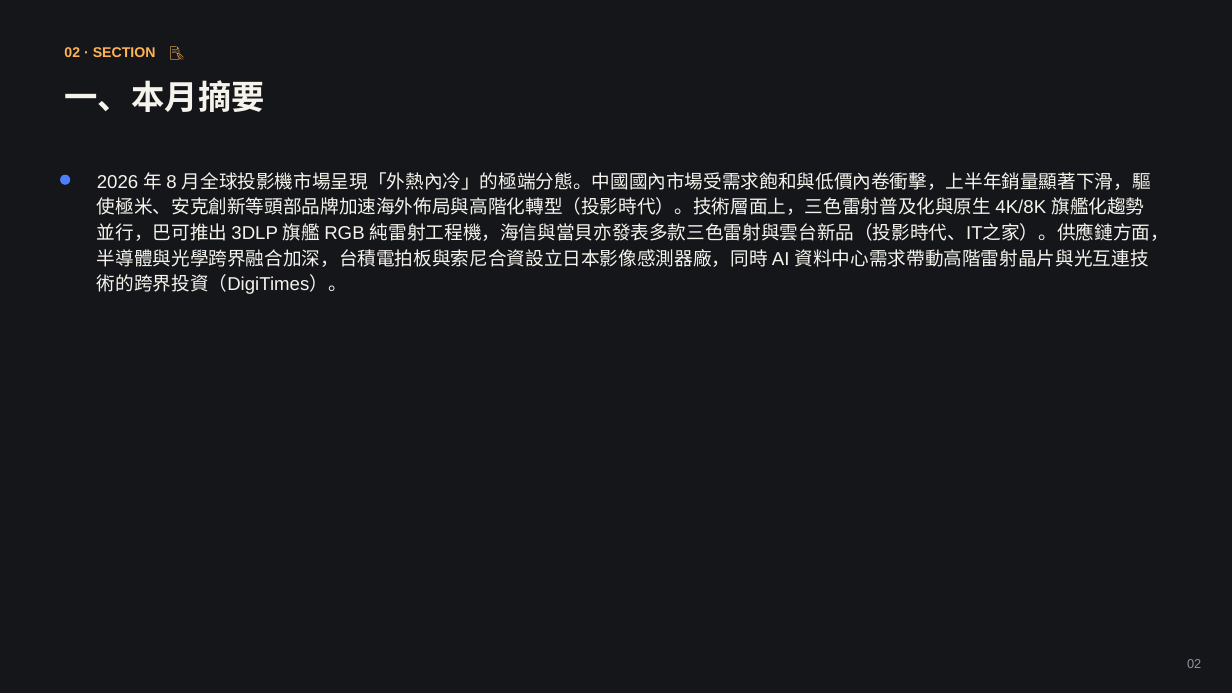
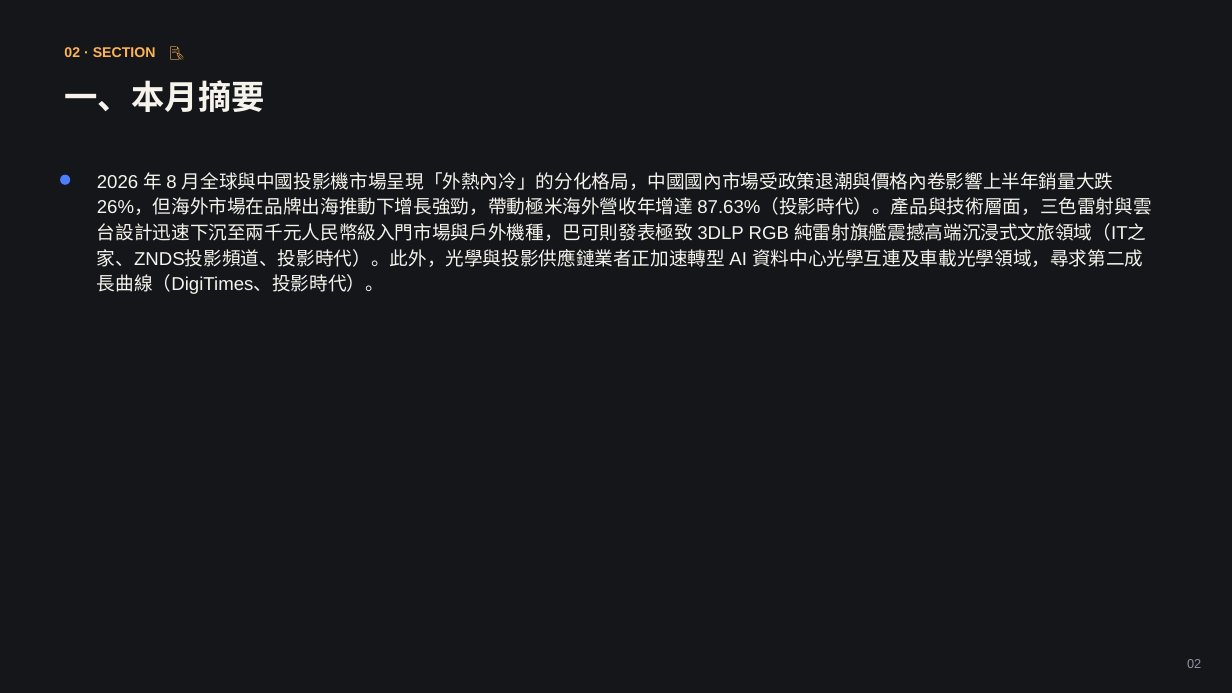
Before and after one commit to coffee30233-gif/Project-Insight, a slide deck: slide 2 of data/reports/2026-08.pptx. Drawn at 1232x693 pixels with LibreOffice and Linux fonts; fonts in the diff are those of the drawing. Boxes give left, top, right and bottom in pixels: in the first picture for what was removed or moved away, otherwise in the second. Text is boxed around its words. In the diff, an @@ line names an element or a change of style, - is before the commit and + after.

```diff
--- a/data/reports/2026-08.pptx
+++ b/data/reports/2026-08.pptx
@@ text at <box>97,172,1151,294</box>: text changed @@
-2026 年 8 月全球投影機市場呈現「外熱內冷」的極端分態。中國國內市場受需求飽和與低價內卷衝擊，上半年銷量顯著下滑，驅使極米、安克創新等頭部品牌加速海外佈局與高階化轉型（投影時代）。技術層面上，三色雷射普及化與原生 4K/8K 旗艦化趨勢並行，巴可推出 3DLP 旗艦 RGB 純雷射工程機，海信與當貝亦發表多款三色雷射與雲台新品（投影時代、IT之家）。供應鏈方面，半導體與光學跨界融合加深，台積電拍板與索尼合資設立日本影像感測器廠，同時 AI 資料中心需求帶動高階雷射晶片與光互連技術的跨界投資（DigiTimes）。
+2026 年 8 月全球與中國投影機市場呈現「外熱內冷」的分化格局，中國國內市場受政策退潮與價格內卷影響上半年銷量大跌 26%，但海外市場在品牌出海推動下增長強勁，帶動極米海外營收年增達 87.63%（投影時代）。產品與技術層面，三色雷射與雲台設計迅速下沉至兩千元人民幣級入門市場與戶外機種，巴可則發表極致 3DLP RGB 純雷射旗艦震撼高端沉浸式文旅領域（IT之家、ZNDS投影頻道、投影時代）。此外，光學與投影供應鏈業者正加速轉型 AI 資料中心光學互連及車載光學領域，尋求第二成長曲線（DigiTimes、投影時代）。
```
Also in this commit, not shown: 5 other slides changed, 4 slides added, 34 slides removed, 4 other files.
